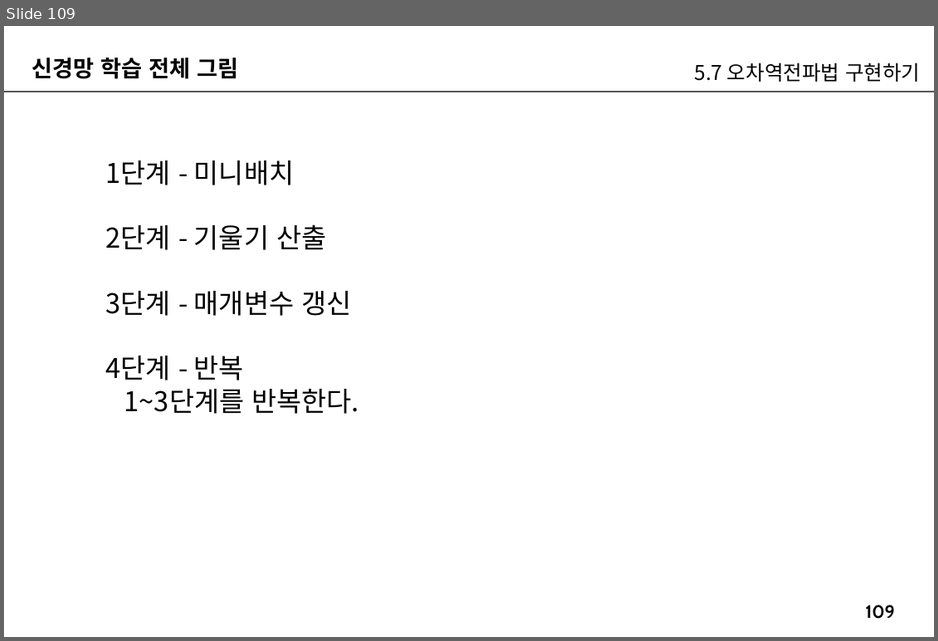
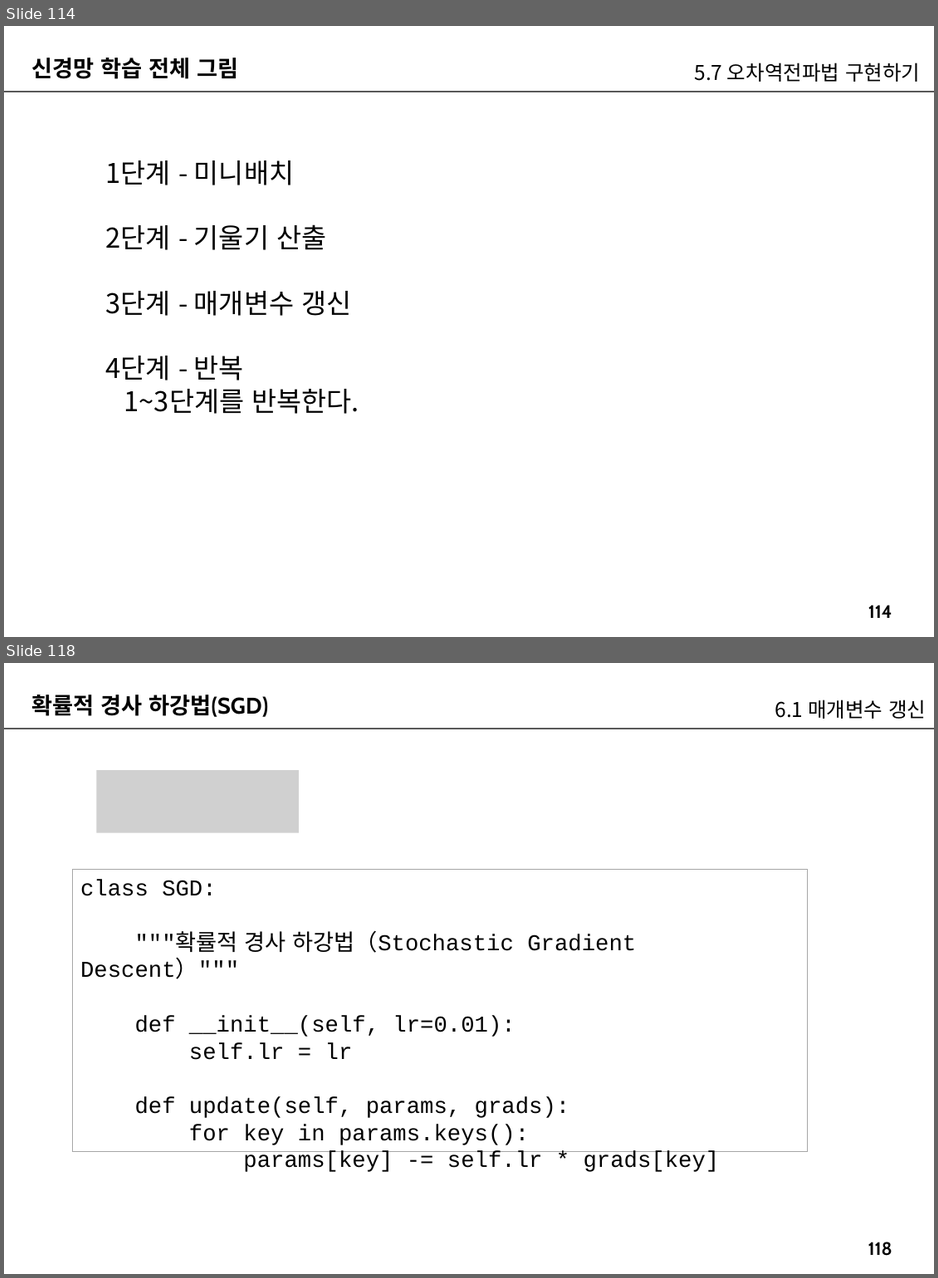
Before and after one commit to imguru-mooc/AI_Basic, a slide deck: 인공지능_2(판서).pptx. Shown one above the other, each under a label of ours: slide 109 before the commit, slides 114 and 118 after it; the slides between them are not shown. The pictures are 938x641 and 938x1278 pixels, drawn with LibreOffice and Linux fonts; fonts in the diff are those of the drawing; grey boxes stand for pictures. Boxes give left, top, right and bottom in pixels: in the first picture for what was removed or moved away, otherwise in the second. Text is boxed around its words. In the diff, an @@ line names an element or a change of style, - is before the commit and + after.

```diff
--- a/인공지능_2(판서).pptx
+++ b/인공지능_2(판서).pptx
@@ slide 118 added at box(4, 663, 934, 1274), background #FFFFFF; not listed: 2 template elements that a slide beside it also shows @@
@@ text added at box(31, 695, 268, 717), 20 pt, text #000000, bold @@
+확률적 경사 하강법(SGD)
@@ text added at box(775, 700, 925, 719), 18 pt, text #000000 @@
+6.1 매개변수 갱신
@@ picture added at box(97, 770, 299, 833) @@
@@ rectangle added at box(72, 869, 807, 1151), outline #A6A6A6 0.75 pt, 20 pt, text #000000 @@
+class SGD:
+"""확률적 경사 하강법（Stochastic Gradient Descent）"""
+def __init__(self, lr=0.01):
+self.lr = lr
+def update(self, params, grads):
+for key in params.keys():
+params[key] -= self.lr * grads[key]
@@ what was slide 109 is now slide 114 @@
@@ page number at box(868, 605, 892, 618): text changed @@
-109
+114
```
Also in this commit, not shown: 5 slides changed, 41 other slides added.
